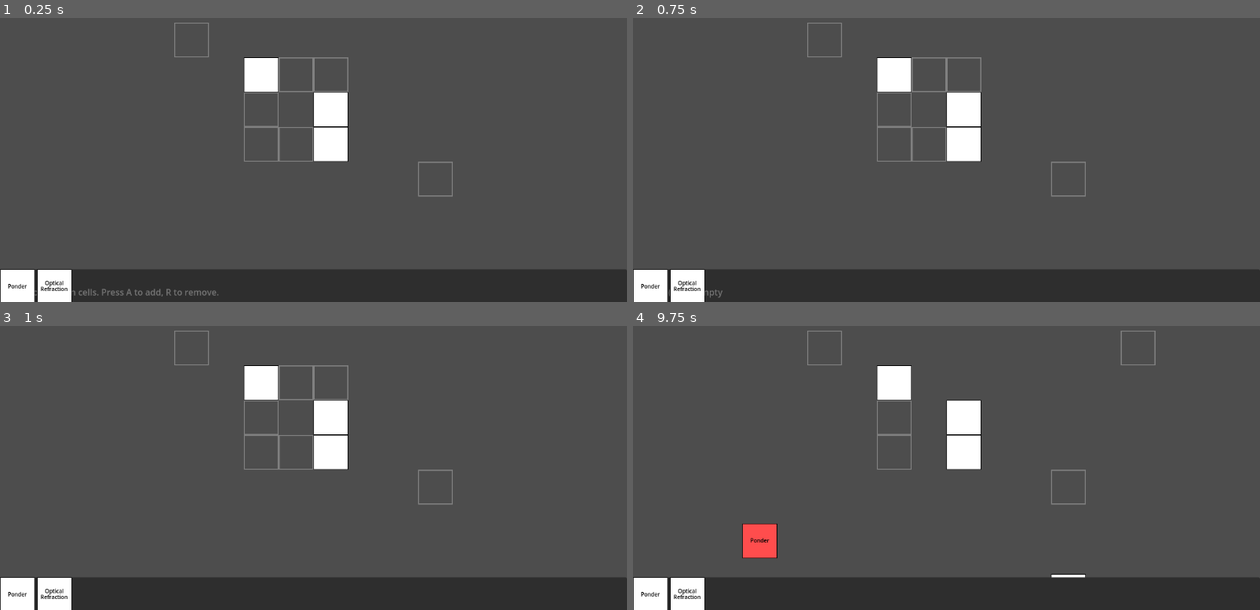
Above: before the commit, frames 1-4 (two rows, left to right).
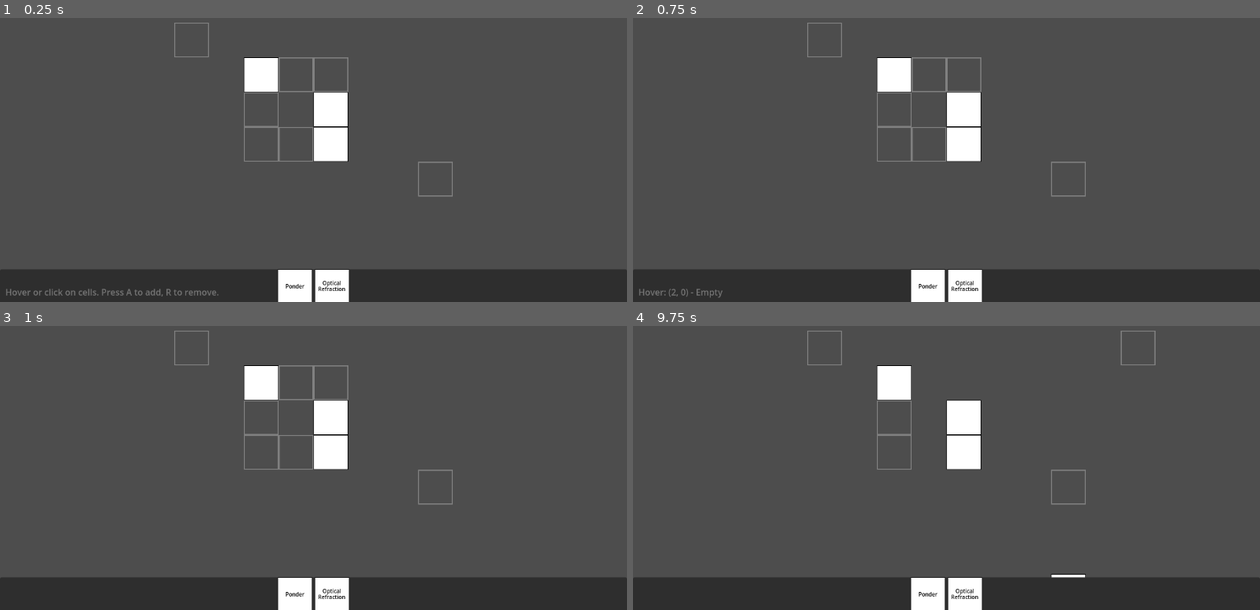
Above: after the commit, the same moments.

Repository: feyrkh/mana-cultivation
Game: Godot game, scene res://game/research/tilegrid/TileGridDemo.tscn
The game is run twice, just before and just after one commit, with the same random seed, the same clock (stepped at 60 frames per second) and the same inputs. This scene is started directly instead of the project's main scene.
Inputs (mouse positions are in pixels of both pictures, inside the frame that each line leads up to):
- Up to frame 1 (0.25 s): no input
- Up to frame 2 (0.75 s): tap A at 0.5 s; drag from (946, 108) to (1009, 49) at 0.52 s
- Up to frame 3 (1 s): no input
- Up to frame 4 (9.75 s): tap Space at 1.25, 2.75, 4.25 s; drag from (896, 382) to (915, 504) at 1.27 s; tap Enter at 2, 3.5 s; move the mouse to (927, 382) at 2.02 s; tap R at 2.1, 5.1, 8.1 s; click (927, 382) at 2.17 s; drag from (896, 416) to (758, 379) at 2.77 s; drag from (965, 416) to (977, 433) at 3.52 s; drag from (896, 450) to (852, 345) at 4.27 s; move the mouse to (927, 450) at 5.02 s; hold A 5.03-5.75 s; click (927, 450) at 5.17 s; drag from (965, 450) to (821, 450) at 5.77 s; drag from (827, 348) to (1009, 357) at 6.52 s; drag from (1065, 487) to (915, 504) at 7.27 s; move the mouse to (1065, 590) at 8.02 s; hold A 8.03-8.75 s; click (1065, 590) at 8.17 s; drag from (1140, 348) to (758, 379) at 8.77 s; drag from (651, 595) to (977, 433) at 9.52 s

The runs differ from the first frame. In frame 1, 2.5% of the frame differs, in the area x 0-56%, y 88-100%; in frame 2, 2.5%; in frame 3, 2.5%; in frame 4, 3.2%, in the area x 0-56%, y 69-100%.

Commit message:
Starting on research minigame

Diff:
--- a/demo/ResearchDemo.gd
+++ /dev/null
@@ -1,46 +0,0 @@
-extends Node
-
-@onready var spellform_tile_list:SpellFormTileList = find_child("SpellformTileList")
-@onready var spellform_tile_details:AutoFormBuilder = find_child("SpellformTileDetails")
-
-func _ready():
-	spellform_tile_list.spellform_tiles = [
-		ResourceMgr.load_clone(SpellFormTile, "ponder"),
-		ResourceMgr.load_clone(SpellFormTile, "optical_refraction"),
-	]
-	spellform_tile_list.spellform_tile_clicked.connect(on_button_click)
-	spellform_tile_list.spellform_tile_hovered.connect(on_button_hover)
-	spellform_tile_list.spellform_tile_unhovered.connect(on_button_unhover)
-
-func on_button_hover(tile:SpellFormTile, idx:int) -> void:
-	var adjacency_notes: Array[String] = []
-	for effect in tile.outgoing_adjacency_effects:
-		adjacency_notes.append(effect.extras.get("note", ""))
-	var synergy_notes: Array[String] = []
-	for synergy in tile.synergies:
-		synergy_notes.append(synergy.extras.get("note", ""))
-
-	var display_data = {
-		"id": tile.id,
-		"category": tile.category,
-		"integration_max": tile.integration_max,
-		"inertia_max": tile.inertia_max,
-		"adjacency_effects": adjacency_notes,
-		"synergies": synergy_notes
-	}
-
-	var schema: Dictionary[String, FormFieldSchema] = {
-		"id": FormFieldSchema.readonly_field("ID"),
-		"category": FormFieldSchema.readonly_field("Category"),
-		"integration_max": FormFieldSchema.readonly_field("Max Integration"),
-		"inertia_max": FormFieldSchema.readonly_field("Max Inertia"),
-		"adjacency_effects": FormFieldSchema.readonly_field("Adjacency Effects"),
-		"synergies": FormFieldSchema.readonly_field("Synergies")
-	}
-
-	spellform_tile_details.show_models({"tile": display_data}, {"tile": schema})
-func on_button_unhover(tile:SpellFormTile, idx:int) -> void:
-	pass
-
-func on_button_click(tile:SpellFormTile, idx:int) -> void:
-	pass
--- a/demo/ResearchDemo.tscn
+++ /dev/null
@@ -1,30 +0,0 @@
-[gd_scene load_steps=4 format=3 uid="uid://b5yn6kjgkhn3o"]
-
-[ext_resource type="Script" uid="uid://bi81sx5wkdiqh" path="res://demo/ResearchDemo.gd" id="1_ys7fx"]
-[ext_resource type="PackedScene" uid="uid://bhefjkttt5vyr" path="res://game/research/SpellformTileList.tscn" id="2_8scnh"]
-[ext_resource type="Script" uid="uid://jr2mffqm888v" path="res://util/modelRenderSystem/AutoFormBuilder.gd" id="3_or2cg"]
-
-[node name="ResearchDemo" type="Control"]
-layout_mode = 3
-anchors_preset = 15
-anchor_right = 1.0
-anchor_bottom = 1.0
-grow_horizontal = 2
-grow_vertical = 2
-script = ExtResource("1_ys7fx")
-
-[node name="HBoxContainer" type="HBoxContainer" parent="."]
-layout_mode = 1
-anchors_preset = 15
-anchor_right = 1.0
-anchor_bottom = 1.0
-grow_horizontal = 2
-grow_vertical = 2
-
-[node name="SpellformTileList" parent="HBoxContainer" instance=ExtResource("2_8scnh")]
-layout_mode = 2
-
-[node name="SpellformTileDetails" type="VBoxContainer" parent="HBoxContainer"]
-layout_mode = 2
-script = ExtResource("3_or2cg")
-metadata/_custom_type_script = "uid://jr2mffqm888v"
--- /dev/null
+++ b/game/research/ResearchMinigame.gd
@@ -0,0 +1,43 @@
+extends Control
+class_name ResearchMinigame
+
+func _ready() -> void:
+	var tiles:Array[SpellFormTile] = [
+		ResourceMgr.load_clone(SpellFormTile, "ponder"),
+		ResourceMgr.load_clone(SpellFormTile, "optical_refraction"),
+	]
+	%SpellFormTileGrid.add_cell(Vector2i(0, 0))
+	setup(%SpellFormTileGrid, tiles)
+	%SpellFormTileGrid.cell_hovered.connect(_on_cell_hovered)
+	%SpellFormTileGrid.cell_unhovered.connect(_on_cell_unhovered)
+	%SpellFormTileGrid.cell_clicked.connect(_on_cell_clicked)
+	%SpellFormTileGrid.tile_placed.connect(_on_tile_placed)
+
+
+func setup(grid:SpellFormTileGrid, tiles:Array[SpellFormTile]):
+	%TileToolbar.set_target_grid(grid)
+	%TileToolbar.set_tiles(tiles)
+
+func _on_cell_hovered(grid_pos: Vector2i, slot: SpellFormSlot) -> void:
+	if slot and slot.spell_form_tile:
+		%HeaderLabel.text = "Hover: (%d, %d) - %s" % [grid_pos.x, grid_pos.y, slot.spell_form_tile.id]
+	elif slot:
+		%HeaderLabel.text = "Hover: (%d, %d) - Empty" % [grid_pos.x, grid_pos.y]
+	else:
+		%HeaderLabel.text = "Hover: (%d, %d) - Missing" % [grid_pos.x, grid_pos.y]
+
+func _on_cell_unhovered(_grid_pos: Vector2i, _slot: SpellFormSlot) -> void:
+	%HeaderLabel.text = ""
+
+func _on_cell_clicked(grid_pos: Vector2i, slot: SpellFormSlot) -> void:
+	if slot and slot.spell_form_tile:
+		%HeaderLabel.text = "Clicked: (%d, %d) - %s" % [grid_pos.x, grid_pos.y, slot.spell_form_tile.id]
+	elif slot:
+		%HeaderLabel.text = "Clicked: (%d, %d) - Empty" % [grid_pos.x, grid_pos.y]
+	else:
+		%HeaderLabel.text = "Clicked: (%d, %d)" % [grid_pos.x, grid_pos.y]
+
+func _on_tile_placed(grid_pos: Vector2i, _slot: SpellFormSlot, tile: SpellFormTile) -> void:
+	%HeaderLabel.text = "Placed: %s at (%d, %d)" % [tile.id, grid_pos.x, grid_pos.y]
+	# Actually place the tile
+	%SpellFormTileGrid.set_tile(grid_pos, tile)
--- /dev/null
+++ b/game/research/ResearchMinigame.tscn
@@ -0,0 +1,40 @@
+[gd_scene load_steps=4 format=3 uid="uid://cuqtv7fkwjc25"]
+
+[ext_resource type="Script" uid="uid://bjab5j2t7ncvl" path="res://game/research/ResearchMinigame.gd" id="1_cjnka"]
+[ext_resource type="PackedScene" uid="uid://clqb4nutrrct0" path="res://game/research/tilegrid/SpellFormTileGrid.tscn" id="2_p3pwt"]
+[ext_resource type="Script" uid="uid://0ewlqx6xbd34" path="res://game/research/tilegrid/TileToolbar.gd" id="3_p3pwt"]
+
+[node name="ResearchMinigame" type="Control"]
+layout_mode = 3
+anchors_preset = 15
+anchor_right = 1.0
+anchor_bottom = 1.0
+grow_horizontal = 2
+grow_vertical = 2
+script = ExtResource("1_cjnka")
+
+[node name="VBoxContainer" type="VBoxContainer" parent="."]
+layout_mode = 1
+anchors_preset = 15
+anchor_right = 1.0
+anchor_bottom = 1.0
+grow_horizontal = 2
+grow_vertical = 2
+
+[node name="HeaderLabel" type="Label" parent="VBoxContainer"]
+unique_name_in_owner = true
+layout_mode = 2
+text = "Test"
+
+[node name="HBoxContainer" type="HBoxContainer" parent="VBoxContainer"]
+layout_mode = 2
+size_flags_vertical = 3
+
+[node name="SpellFormTileGrid" parent="VBoxContainer/HBoxContainer" instance=ExtResource("2_p3pwt")]
+unique_name_in_owner = true
+layout_mode = 2
+
+[node name="TileToolbar" type="PanelContainer" parent="VBoxContainer"]
+unique_name_in_owner = true
+layout_mode = 2
+script = ExtResource("3_p3pwt")
--- a/game/research/SpellformTileList.gd
+++ /dev/null
@@ -1,23 +0,0 @@
-class_name SpellFormTileList
-extends VBoxContainer
-
-signal spellform_tile_hovered(tile:SpellFormTile, idx:int)
-signal spellform_tile_unhovered(tile:SpellFormTile, idx:int)
-signal spellform_tile_clicked(tile:SpellFormTile, idx:int)
-
-@onready var button_populator := ButtonListPopulator.new(self, [], "{id}")
-var spellform_tiles:Array[SpellFormTile] = []:
-	set(v):
-		if v != spellform_tiles:
-			spellform_tiles = v
-			refresh()
-
-func _ready() -> void:
-	button_populator.set_objects(spellform_tiles)
-	button_populator.button_hovered.connect(func(object, idx): spellform_tile_hovered.emit(object, idx))
-	button_populator.button_unhovered.connect(func(object, idx): spellform_tile_unhovered.emit(object, idx))
-	button_populator.button_clicked.connect(func(object, idx): spellform_tile_clicked.emit(object, idx))
-	refresh()
-
-func refresh() -> void:
-	button_populator.set_objects(spellform_tiles)
--- a/game/research/SpellformTileList.tscn
+++ /dev/null
@@ -1,11 +0,0 @@
-[gd_scene load_steps=2 format=3 uid="uid://bhefjkttt5vyr"]
-
-[ext_resource type="Script" uid="uid://deoyba2l54ljv" path="res://game/research/SpellformTileList.gd" id="1_p5bj7"]
-
-[node name="SpellformTileList" type="VBoxContainer"]
-anchors_preset = 15
-anchor_right = 1.0
-anchor_bottom = 1.0
-grow_horizontal = 2
-grow_vertical = 2
-script = ExtResource("1_p5bj7")
--- a/game/research/tilegrid/SpellFormTileGrid.tscn
+++ b/game/research/tilegrid/SpellFormTileGrid.tscn
@@ -9,4 +9,6 @@
 anchor_bottom = 1.0
 grow_horizontal = 2
 grow_vertical = 2
+size_flags_horizontal = 3
+size_flags_vertical = 3
 script = ExtResource("1_script")
--- a/game/research/tilegrid/TileToolbar.gd
+++ b/game/research/tilegrid/TileToolbar.gd
@@ -13,6 +13,7 @@
 func _setup_ui() -> void:
 	# Create flow container for wrapping layout
 	_flow_container = HFlowContainer.new()
+	_flow_container.alignment = FlowContainer.ALIGNMENT_CENTER
 	_flow_container.name = "FlowContainer"
 	_flow_container.add_theme_constant_override("h_separation", ITEM_SPACING)
 	_flow_container.add_theme_constant_override("v_separation", ITEM_SPACING)
Not shown, removed: demo/ResearchDemo.gd.uid
Not shown, added: game/research/ResearchMinigame.gd.uid
Not shown, removed: game/research/SpellformTileList.gd.uid
Not shown: 1 places in game/research/tilegrid/SpellFormTileGrid.tscn that only renumber resources
